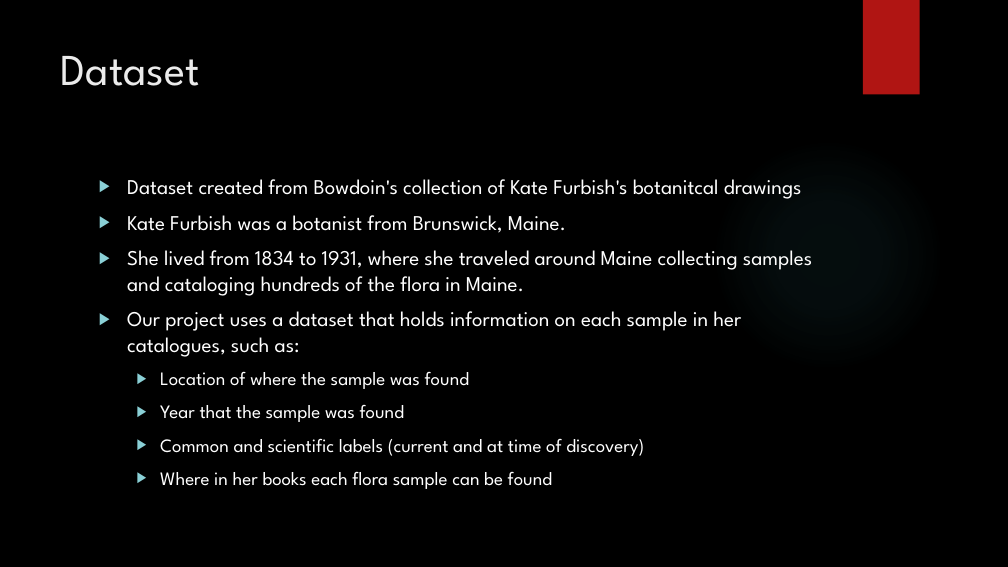
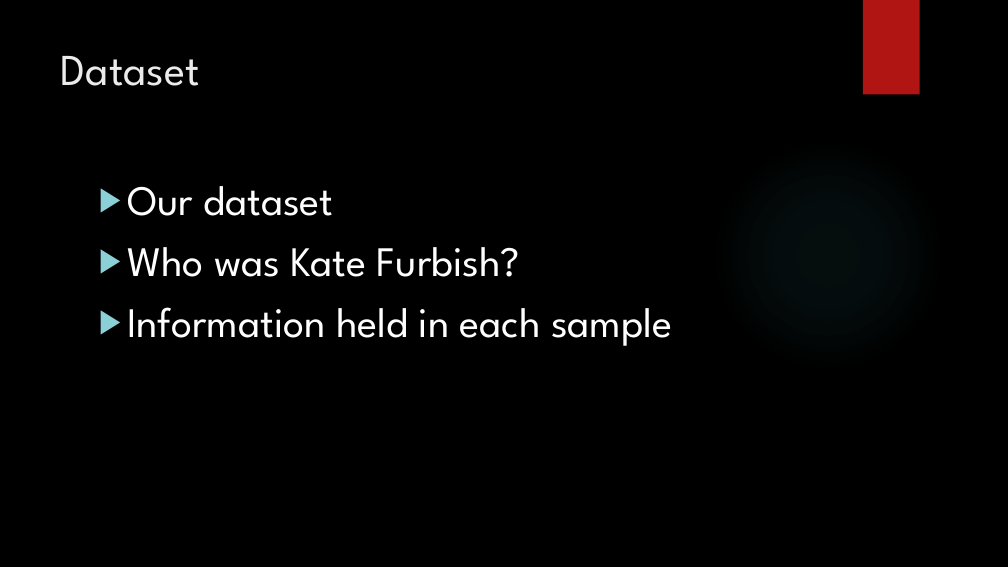
Before and after one commit to tuckergordon/furbish_project, a slide deck: slide 2 of FinalProjectPresentation.pptx. Drawn at 1008x567 pixels with LibreOffice and Linux fonts; fonts in the diff are those of the drawing; background and template pictures are left out. Boxes give left, top, right and bottom in pixels: in the first picture for what was removed or moved away, otherwise in the second. Text is boxed around its words. In the diff, an @@ line names an element or a change of style, - is before the commit and + after.

```diff
--- a/FinalProjectPresentation.pptx
+++ b/FinalProjectPresentation.pptx
@@ text at <box>127,186,673,346</box>: text changed; size 20 to 40 pt @@
-▶ Dataset created from Bowdoin's collection of Kate Furbish's botanitcal drawings
-▶ Kate Furbish was a botanist from Brunswick, Maine.
-▶ She lived from 1834 to 1931, where she traveled around Maine collecting samples and cataloging hundreds of the flora in Maine.
-▶ Our project uses a dataset that holds information on each sample in her catalogues, such as:
-  ▶ Location of where the sample was found
-  ▶ Year that the sample was found
-  ▶ Common and scientific labels (current and at time of discovery)
-  ▶ Where in her books each flora sample can be found
+▶ Our dataset
+▶ Who was Kate Furbish?
+▶ Information held in each sample
```
Also in this commit, not shown: 3 other slides changed, 2 other files.
